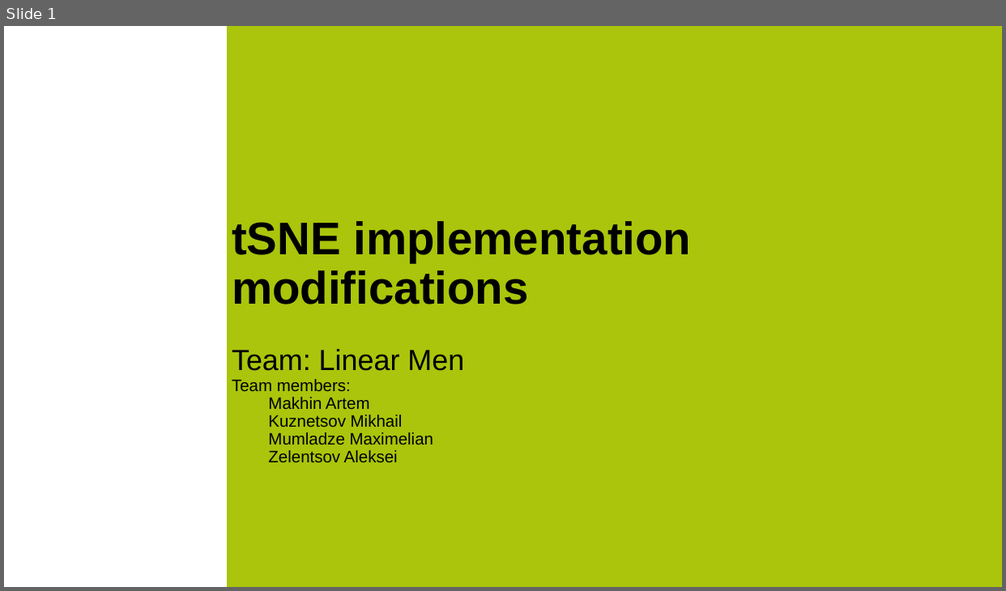
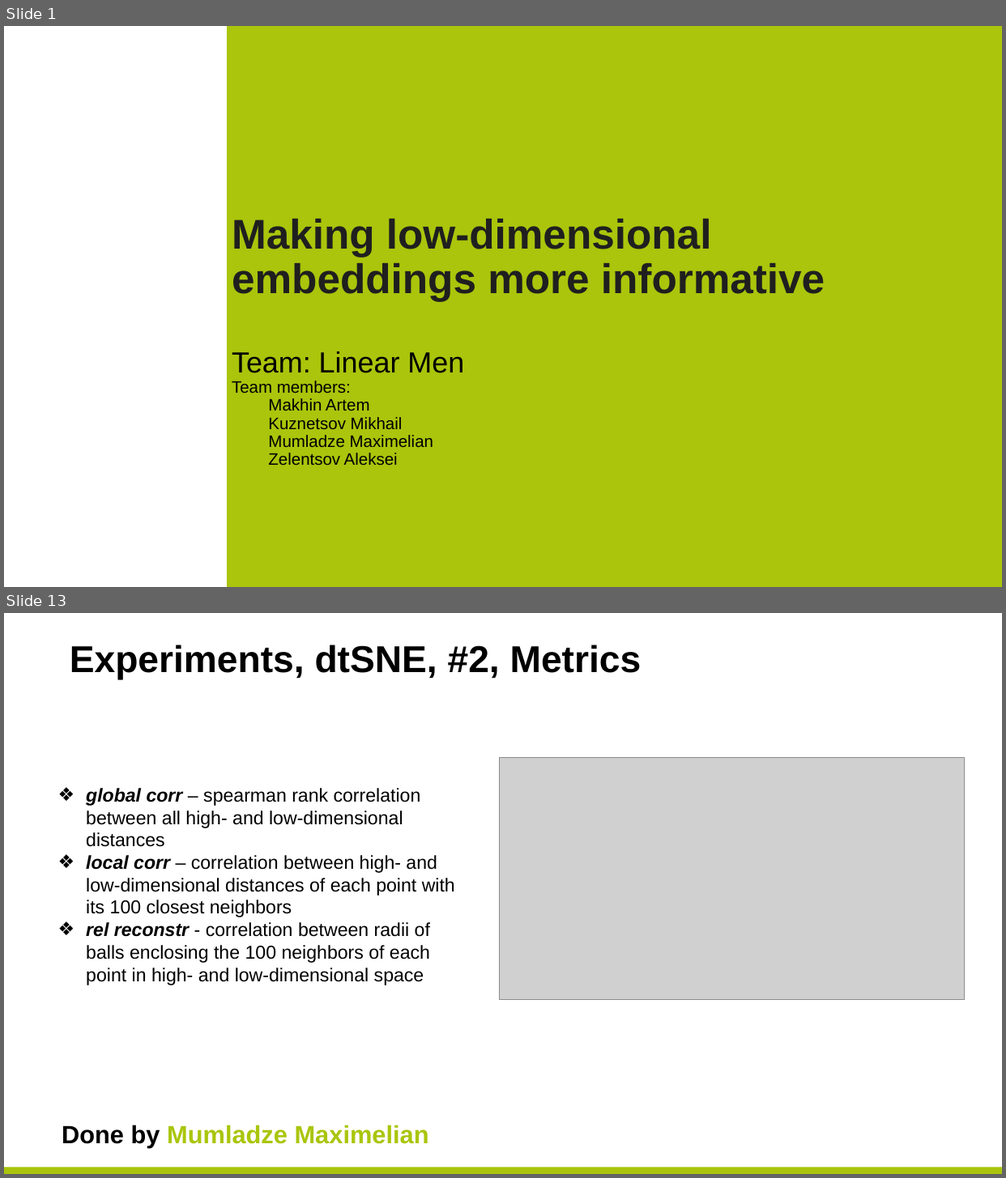
Before and after one commit to Recap-Minutes-of-Meetings/tsne, a slide deck: preso.pptx. Shown one above the other, each under a label of ours: slide 1 before the commit, slides 1 and 13 after it; the slides between them are not shown. The pictures are 1006x591 and 1006x1178 pixels, drawn with LibreOffice and Linux fonts; fonts in the diff are those of the drawing; grey boxes stand for pictures; background and template pictures are left out. Boxes give left, top, right and bottom in pixels: in the first picture for what was removed or moved away, otherwise in the second. Text is boxed around its words. In the diff, an @@ line names an element or a change of style, - is before the commit and + after.

```diff
--- a/preso.pptx
+++ b/preso.pptx
@@ slide 13 added at (4,613,1002,1174), background #FFFFFF @@
@@ title added at (70,645,641,680), 36 pt, text #000000, bold @@
+Experiments, dtSNE, #2, Metrics
@@ page number added at (914,643,961,684), 14 pt, text #FFFFFF @@
+13
@@ picture added at (500,757,965,1000) @@
@@ text added at (86,788,455,986), 18 pt, text #000000 @@
+❖ global corr – spearman rank correlation between all high- and low-dimensional distances
+❖ local corr – correlation between high- and low-dimensional distances of each point with its 100 closest neighbors
+❖ rel reconstr - correlation between radii of balls enclosing the 100 neighbors of each point in high- and low-dimensional space
@@ text added at (62,1125,429,1148), 24 pt, text #AAC50B, bold @@
+Done by Mumladze Maximelian
@@ rectangle added at (4,1168,1002,1174), fill #AAC50B @@
@@ slide 1 changed as well @@
@@ text at (232,219,825,301): text changed; size 44 to 40 pt; text colour #000000 to #1F1F1F @@
-tSNE implementation modifications
+Making low-dimensional embeddings more informative
```
Also in this commit, not shown: 5 other slides changed, 7 other slides added, 1 slide removed.
